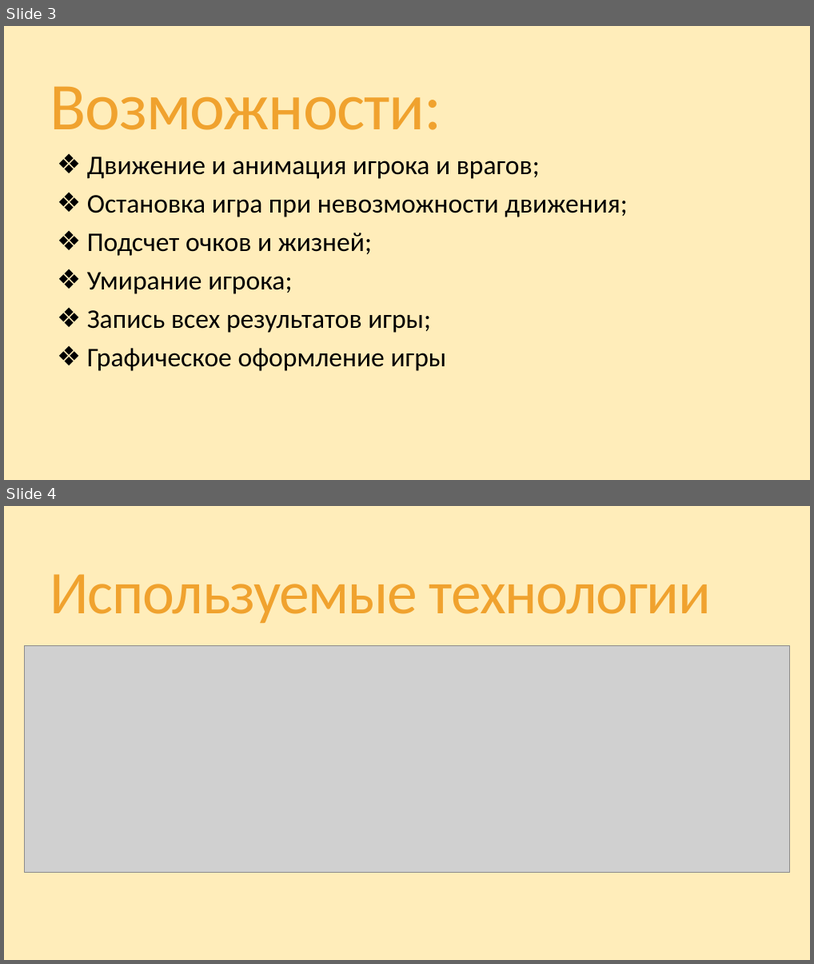
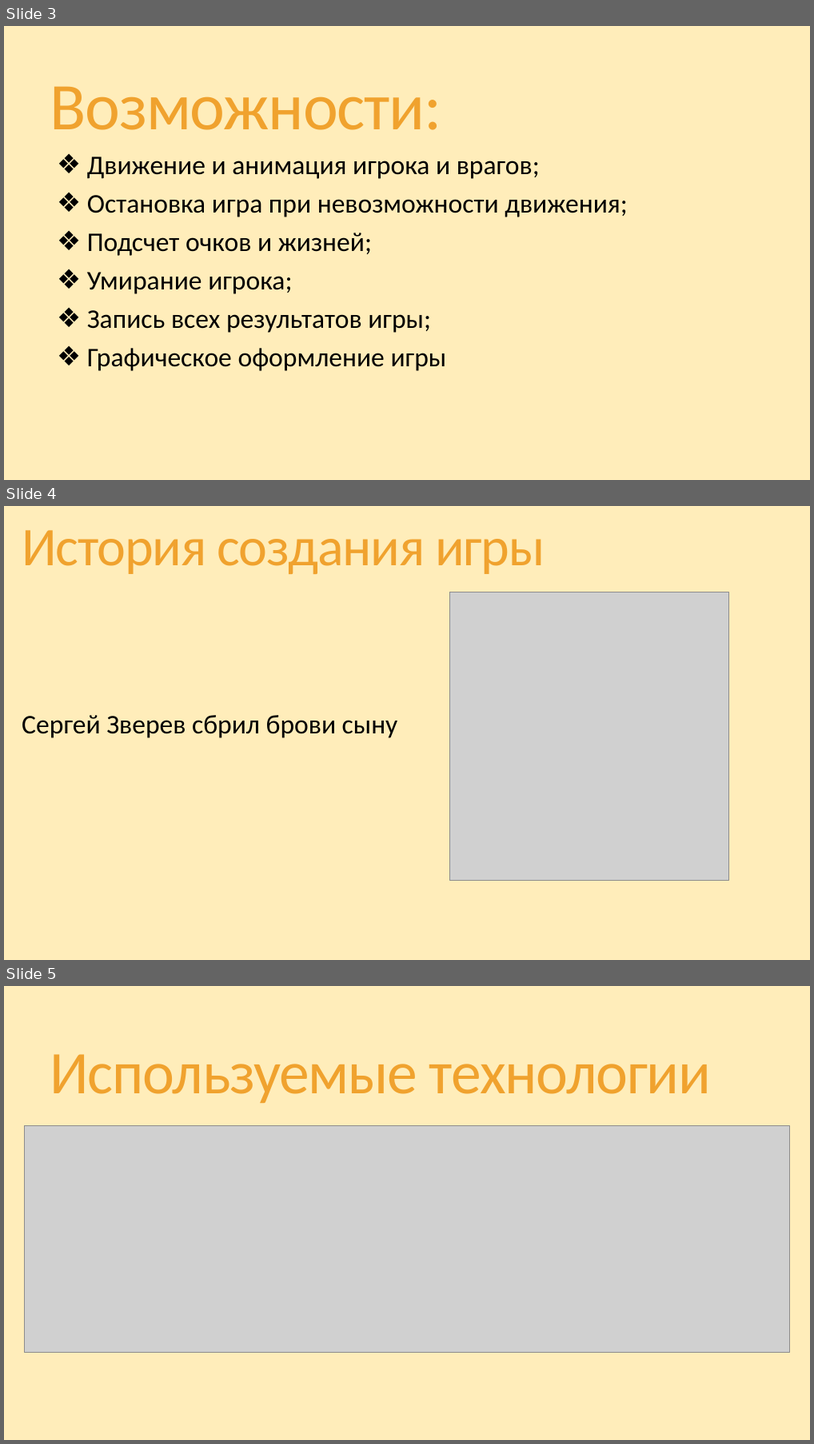
Before and after one commit to pepshot/game_eyebows, a slide deck: application/Презентация к проекту.pptx. Shown one above the other, each under a label of ours: slides 3 and 4 before the commit, slides 3, 4 and 5 after it. The pictures are 814x964 and 814x1444 pixels, drawn with LibreOffice and Linux fonts; fonts in the diff are those of the drawing; grey boxes stand for pictures. Boxes give left, top, right and bottom in pixels: in the first picture for what was removed or moved away, otherwise in the second. Text is boxed around its words. In the diff, an @@ line names an element or a change of style, - is before the commit and + after.

```diff
--- a/application/Презентация к проекту.pptx
+++ b/application/Презентация к проекту.pptx
@@ slide 4 added at bbox=[4, 506, 810, 960], background #FFEDBB @@
@@ title added at bbox=[22, 530, 546, 574], 64.8 pt, text #F0A22E @@
+История создания игры
@@ picture added at bbox=[450, 592, 729, 880] @@
@@ text added at bbox=[22, 715, 398, 738], 32 pt, text #000000 @@
+Сергей Зверев сбрил брови сыну
@@ what was slide 4 is now slide 5 @@
```
Also in this commit, not shown: 13 other files.
